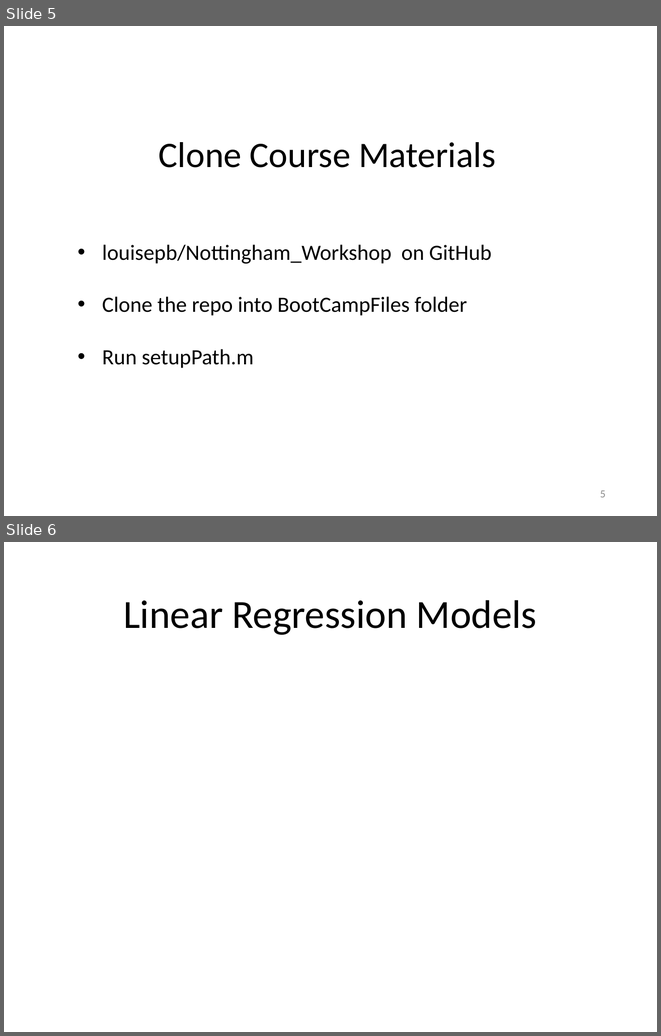
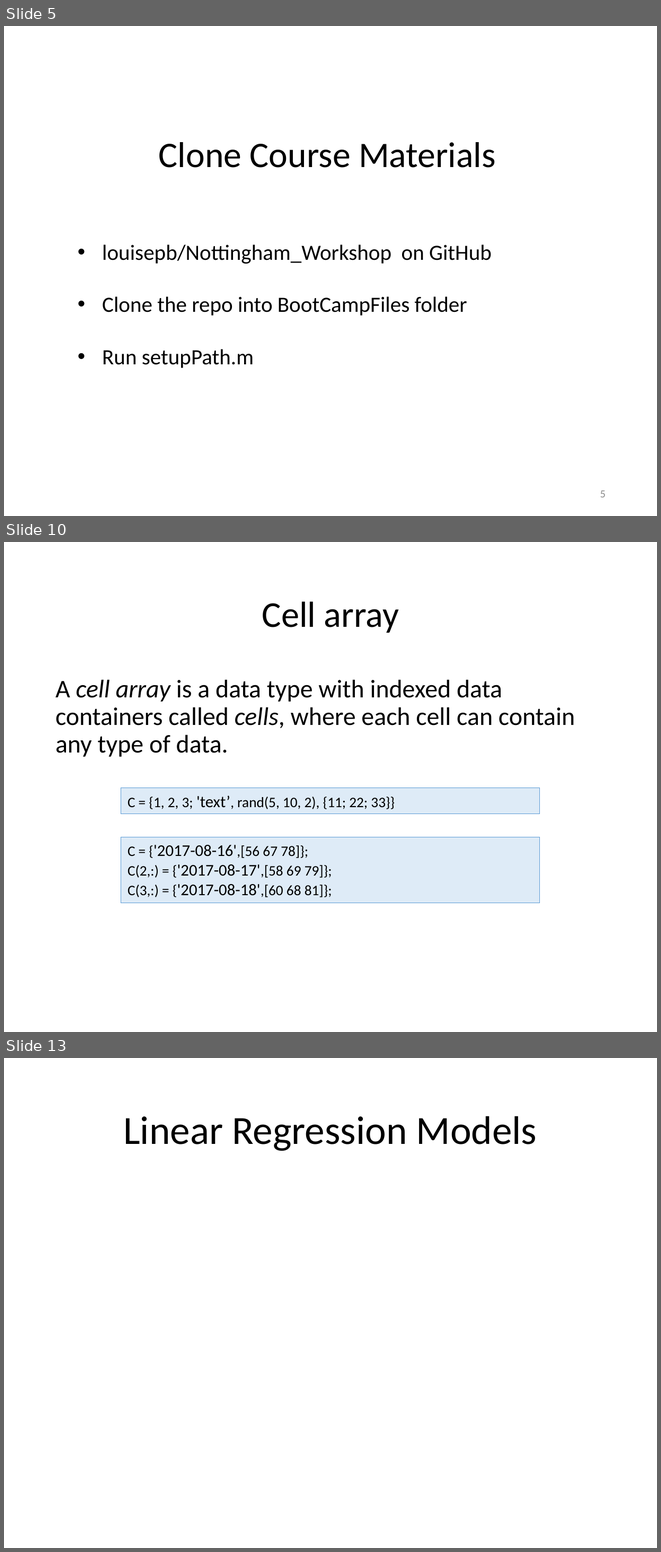
Before and after one commit to louisepb/Nottingham_Workshop, a slide deck: InstructorMaterials/Best Practices for Software Development using MATLAB.pptx. Shown one above the other, each under a label of ours: slides 5 and 6 before the commit, slides 5, 10 and 13 after it; the slides between them are not shown. The pictures are 661x1036 and 661x1552 pixels, drawn with LibreOffice and Linux fonts; fonts in the diff are those of the drawing; grey boxes stand for pictures. Boxes give left, top, right and bottom in pixels: in the first picture for what was removed or moved away, otherwise in the second. Text is boxed around its words. In the diff, an @@ line names an element or a change of style, - is before the commit and + after.

```diff
--- a/InstructorMaterials/Best Practices for Software Development using MATLAB.pptx
+++ b/InstructorMaterials/Best Practices for Software Development using MATLAB.pptx
@@ slide 10 added at box(4, 542, 657, 1032), background #FFFFFF @@
@@ title added at box(262, 601, 399, 633), 40 pt, text #000000 @@
+Cell array
@@ text added at box(55, 679, 575, 757), 28 pt, text #000000 @@
+A cell array is a data type with indexed data containers called cells, where each cell can contain any type of data.
@@ rectangle added at box(121, 787, 539, 814), fill #DEEBF7, outline #5B9BD5 0.75 pt, 16 pt, text #000000 @@
+C = {1, 2, 3; 'text’, rand(5, 10, 2), {11; 22; 33}}
@@ rectangle added at box(121, 837, 539, 902), fill #DEEBF7, outline #5B9BD5 0.75 pt, 16 pt, text #000000 @@
+C = {'2017-08-16',[56 67 78]};
+C(2,:) = {'2017-08-17',[58 69 79]};
+C(3,:) = {'2017-08-18',[60 68 81]};
@@ what was slide 6 is now slide 13 @@
```
Also in this commit, not shown: 6 other slides added, 3 other files.
